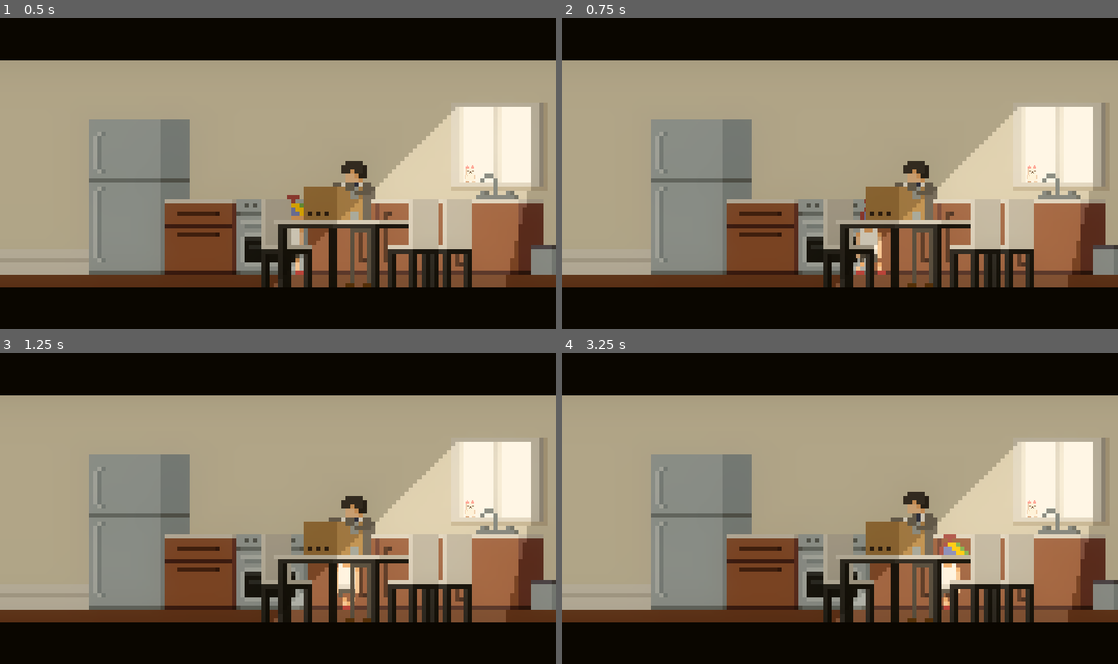
Above: before the commit, frames 1-4 (two rows, left to right).
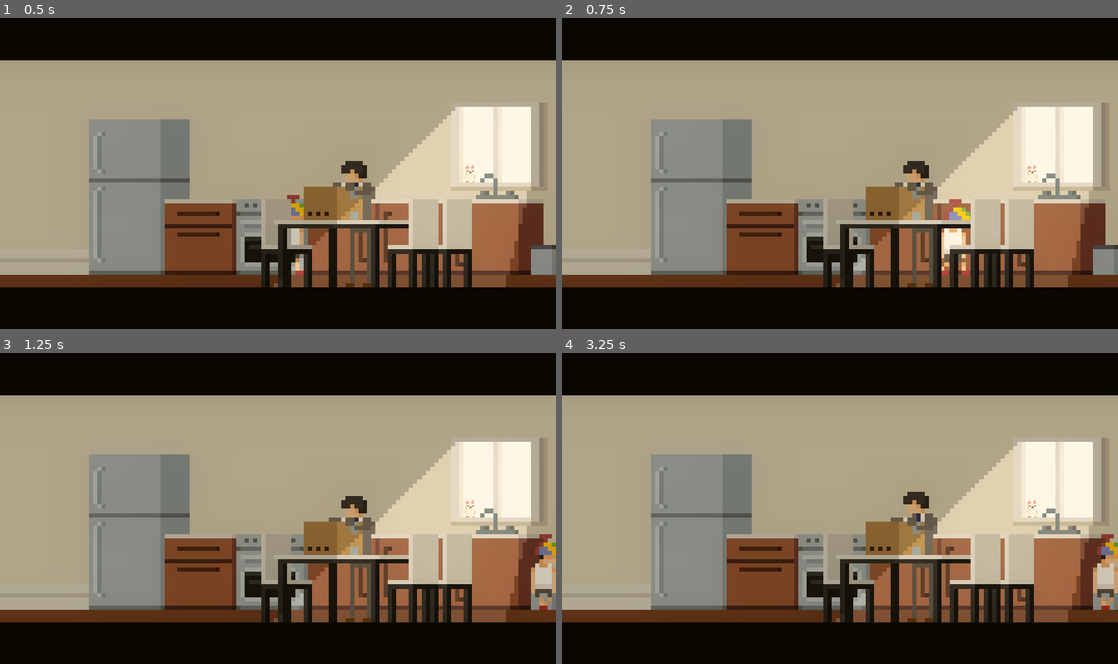
Above: after the commit, the same moments.

Repository: Pemmy0/Mama-Bear
Game: Godot game, scene res://Scenes/Main Scenes/scene_6_kitchen.tscn
The game is run twice, just before and just after one commit, with the same random seed, the same clock (stepped at 60 frames per second) and the same inputs. This scene is started directly instead of the project's main scene. Sound files missing from this copy of the repository are replaced by a short silence.
Inputs:
- Up to frame 1 (0.5 s): no input
- Up to frame 2 (0.75 s): tap Enter at 0.5 s; hold D (Right) from 0.53 s (still down); hold Space (Interact) from 0.53 s (still down)
- Up to frame 3 (1.25 s): keep holding D (Right); keep holding Space (Interact)
- Up to frame 4 (3.25 s): release D (Right) at 1.28 s; release Space (Interact) at 1.28 s; hold A (Left) 1.28-2.03 s; tap Space (Interact) at 1.35, 2.85 s; hold Space (Interact) 2.03-2.78 s; hold D (Right) from 2.03 s (still down)

Frame 1 is identical in both runs. In frame 2, 1.0% of the frame differs, in the area x 52-74%, y 58-83%; in frame 3, 1.1%; in frame 4, 1.2%, in the area x 67-100%, y 58-83%.

Commit message:
Fixed bugs
Fixed Transition Spam and Scene 5

Diff:
--- a/Scripts/Characters/Timmy.gd
+++ b/Scripts/Characters/Timmy.gd
@@ -1,7 +1,7 @@
 extends CharacterBody2D
 class_name Timmy
 
-@export var SPEED = 75.0
+@export var SPEED = 75.0 + 400
 @export var sfx_footstep: AudioStream
 @export var sfx_interact: AudioStream
 
@@ -137,14 +137,18 @@
 		temp_choice_lines2 = area.choice_lines2
 
 	if area.is_in_group("doors"):
-		area.scene_transition()
+		if !ObjectLibrary.has_transitioned:
+			ObjectLibrary.has_transitioned = true
+			area.scene_transition()
 
 	if area.is_in_group("special doors"):
 		if (
 			ObjectLibrary.bathroom_has_entered && ObjectLibrary.kitchen_has_entered ||
 			ObjectLibrary.has_interacted_teddy || ObjectLibrary.has_interacted_lizard
 		):
-			area.scene_transition()
+			if !ObjectLibrary.has_transitioned:
+				ObjectLibrary.has_transitioned = true
+				area.scene_transition()
 		else:
 			if MonologueManager.dialog_ended:
 				return
--- a/Scripts/Objects/Bathroom/bathroom_to_living.gd
+++ b/Scripts/Objects/Bathroom/bathroom_to_living.gd
@@ -17,6 +17,7 @@
 	audio_stream_player.play()
 	GlobalPosition.to_living_from_bathroom = false
 	ObjectLibrary.bathroom_has_entered = true
+	ObjectLibrary.has_transitioned = false
 	pointer.hide()
 
 func load_sfx(sfx_to_load):
--- a/Scripts/Objects/Bathroom/bathroom_to_living_2.gd
+++ b/Scripts/Objects/Bathroom/bathroom_to_living_2.gd
@@ -12,6 +12,7 @@
 	player = get_tree().get_first_node_in_group("player")
 	GlobalPosition.current_room = "bathroom2"
 	RoomAmbience.play_room_ambience()
+	ObjectLibrary.has_transitioned = false
 	load_sfx(door_close)
 	audio_stream_player.pitch_scale += randf_range(-0.2, 0.2)
 	audio_stream_player.play()
--- a/Scripts/Objects/Bedroom/bedroom_door.gd
+++ b/Scripts/Objects/Bedroom/bedroom_door.gd
@@ -10,6 +10,7 @@
 
 func _ready():
 	player = get_tree().get_first_node_in_group("player")
+	ObjectLibrary.has_transitioned = false
 	GlobalPosition.current_room = "bedroom"
 	if !ObjectLibrary.has_played_ambience:
 		RoomAmbience.play_room_ambience()
--- a/Scripts/Objects/Bedroom/bedroom_door_2.gd
+++ b/Scripts/Objects/Bedroom/bedroom_door_2.gd
@@ -12,6 +12,7 @@
 	player = get_tree().get_first_node_in_group("player")
 	GlobalPosition.current_room = "bedroom"
 	RoomAmbience.play_room_ambience()
+	ObjectLibrary.has_transitioned = false
 	if !GlobalPosition.to_corridor:
 		load_sfx(door_close)
 		audio_stream_player.pitch_scale += randf_range(-0.2, 0.2)
--- a/Scripts/Objects/Corridor/corridor_door.gd
+++ b/Scripts/Objects/Corridor/corridor_door.gd
@@ -13,6 +13,7 @@
 	GlobalPosition.current_room = "corridor"
 	RoomAmbience.play_room_ambience()
 	ObjectLibrary.has_played_ambience = false
+	ObjectLibrary.has_transitioned = false
 	load_sfx(door_close)
 	audio_stream_player.pitch_scale += randf_range(-0.2, 0.2)
 	if GlobalPosition.to_livingroom:
--- a/Scripts/Objects/Corridor/corridor_door_2.gd
+++ b/Scripts/Objects/Corridor/corridor_door_2.gd
@@ -12,6 +12,7 @@
 	player = get_tree().get_first_node_in_group("player")
 	GlobalPosition.current_room = "corridor2"
 	RoomAmbience.play_room_ambience()
+	ObjectLibrary.has_transitioned = false
 	load_sfx(door_close)
 	audio_stream_player.pitch_scale += randf_range(-0.2, 0.2)
 	if GlobalPosition.to_livingroom:
--- a/Scripts/Objects/Kitchen/kitchen_to_living.gd
+++ b/Scripts/Objects/Kitchen/kitchen_to_living.gd
@@ -9,6 +9,7 @@
 	RoomAmbience.play_room_ambience()
 	GlobalPosition.to_living_from_kitchen = false
 	ObjectLibrary.kitchen_has_entered = true
+	ObjectLibrary.has_transitioned = false
 	pointer.hide()
 
 func _on_body_entered(_body):
--- a/Scripts/Objects/Kitchen/kitchen_to_living_2.gd
+++ b/Scripts/Objects/Kitchen/kitchen_to_living_2.gd
@@ -9,6 +9,7 @@
 	RoomAmbience.play_room_ambience()
 	GlobalPosition.to_living_from_kitchen = false
 	ObjectLibrary.kitchen_has_entered = true
+	ObjectLibrary.has_transitioned = false
 	pointer.hide()
 
 func _on_body_entered(_body):
--- a/Scripts/Objects/Living Room/livingroom_to_corridor.gd
+++ b/Scripts/Objects/Living Room/livingroom_to_corridor.gd
@@ -7,6 +7,7 @@
 	player = get_tree().get_first_node_in_group("player")
 	GlobalPosition.current_room = "livingroom"
 	RoomAmbience.play_room_ambience()
+	ObjectLibrary.has_transitioned = false
 	if GlobalPosition.to_livingroom:
 		player.animated_sprite_2d.flip_h = true
 		GlobalPosition.to_livingroom = false
--- a/Scripts/Objects/Living Room/livingroom_to_corridor2.gd
+++ b/Scripts/Objects/Living Room/livingroom_to_corridor2.gd
@@ -7,6 +7,7 @@
 	player = get_tree().get_first_node_in_group("player")
 	GlobalPosition.current_room = "livingroom2"
 	RoomAmbience.play_room_ambience()
+	ObjectLibrary.has_transitioned = false
 	if GlobalPosition.to_livingroom:
 		player.animated_sprite_2d.flip_h = true
 		GlobalPosition.to_livingroom = false
--- a/Scripts/Objects/Parent Room/parent_bedroom_door.gd
+++ b/Scripts/Objects/Parent Room/parent_bedroom_door.gd
@@ -18,6 +18,7 @@
 	GlobalPosition.to_living_from_parents = false
 	ObjectLibrary.bathroom_has_entered = false
 	ObjectLibrary.kitchen_has_entered = false
+	ObjectLibrary.has_transitioned = false
 	pointer.hide()
 
 func load_sfx(sfx_to_load):
--- a/Scripts/Scenes/scene_4_livingroom.gd
+++ b/Scripts/Scenes/scene_4_livingroom.gd
@@ -14,6 +14,7 @@
 	RoomAmbience.play_room_ambience()
 	event_trigger_timer = 2
 	ObjectLibrary.timmy_move_allowed = false
+	ObjectLibrary.has_transitioned = false
 
 func _process(delta):
 	if event_trigger_timer > 0:
--- a/Scripts/Scenes/scene_5_1_livingroom.gd
+++ b/Scripts/Scenes/scene_5_1_livingroom.gd
@@ -4,3 +4,4 @@
 	GlobalPosition.current_room = "livingroom2"
 	ObjectLibrary.timmy_box = true
 	ObjectLibrary.timmy_move_allowed = true
+	ObjectLibrary.has_transitioned = false
--- a/Scripts/Scenes/scene_5_cutscene.gd
+++ b/Scripts/Scenes/scene_5_cutscene.gd
@@ -24,6 +24,7 @@
 func _ready():
 	DialogueManager.text_box_scene = preload("res://Scenes/UI/text_box_right.tscn")
 	ObjectLibrary.timmy_move_allowed = false
+	ObjectLibrary.has_transitioned = false
 	DialogueManager.can_advance_line = false
 	key_holder = test.keys()
 	value_holder = test.values()
@@ -34,16 +35,12 @@
 		msg.append(value_holder[n-1])
 
 func _process(delta):
-	if ending_timer > 0:
-		ending_timer -= delta
-
 	if (
 		Input.is_action_just_pressed("Interact") &&
-		!DialogueManager.is_dialog_active && DialogueManager.dialog_ended
+		!DialogueManager.is_dialog_active && DialogueManager.dialog_ended &&
+		!ObjectLibrary.has_transitioned
 	):
-		DialogueManager.choice_start = true
-
-	if ending_timer > 0.01 && ending_timer < 0.03:
+		ObjectLibrary.has_transitioned = true
 		scene_transition()
 
 func _unhandled_input(_event):
@@ -55,10 +52,6 @@
 		if DialogueManager.dialog_ended:
 			return
 		DialogueManager.start_dialog(msg)
-
-	if DialogueManager.choice_start:
-		ending_timer = 1
-		DialogueManager.choice_start = false
 
 func load_sfx(sfx_to_load):
 	if audio_stream_player.stream != sfx_to_load:
--- a/Scripts/Scenes/scene_6_1_livingroom.gd
+++ b/Scripts/Scenes/scene_6_1_livingroom.gd
@@ -11,6 +11,7 @@
 	GlobalPosition.current_room = "livingroom2"
 	MonologueManager.can_advance_line = false
 	ObjectLibrary.timmy_move_allowed = false
+	ObjectLibrary.has_transitioned = false
 	MonologueManager.text_box_scene = preload("res://Scenes/UI/text_box_right.tscn")
 	%TV.play("Default")
 
--- a/Scripts/Scenes/scene_6_2_livingroom.gd
+++ b/Scripts/Scenes/scene_6_2_livingroom.gd
@@ -31,6 +31,7 @@
 	DialogueManager.text_box_scene = preload("res://Scenes/UI/text_box.tscn")
 	DialogueManager.dialog_ended = false
 	DialogueManager.can_advance_line = false
+	ObjectLibrary.has_transitioned = false
 	assign_new_line()
 	go_to_next()
 	%TV.play("Default")
--- a/Scripts/Scenes/scene_6_3_livingroom.gd
+++ b/Scripts/Scenes/scene_6_3_livingroom.gd
@@ -5,3 +5,4 @@
 	%Dada.play("Default")
 	%TV.play("Default")
 	$"Main Environment/Environment/Mama/AnimatedSprite2D".play("Idle")
+	ObjectLibrary.has_transitioned = false
--- a/Scripts/Scenes/scene_6_4_livingroom.gd
+++ b/Scripts/Scenes/scene_6_4_livingroom.gd
@@ -26,6 +26,7 @@
 	DialogueManager.text_box_scene = preload("res://Scenes/UI/text_box_right.tscn")
 	DialogueManager.dialog_ended = false
 	DialogueManager.can_advance_line = false
+	ObjectLibrary.has_transitioned = false
 	assign_new_line()
 	go_to_next()
 	%Dada.play("Default")
--- a/Scripts/Scenes/scene_6_kitchen.gd
+++ b/Scripts/Scenes/scene_6_kitchen.gd
@@ -3,3 +3,4 @@
 func _ready():
 	ObjectLibrary.timmy_box = false
 	$"Environment/Dad Box".play("default")
+	ObjectLibrary.has_transitioned = false
--- a/Singletons/Object Library.gd
+++ b/Singletons/Object Library.gd
@@ -30,6 +30,7 @@
 var call_final_3 = false
 
 var has_played_ambience = false
+var has_transitioned = false
 
 #Bedroom
 var bedroom_bed: Array[String] = [
